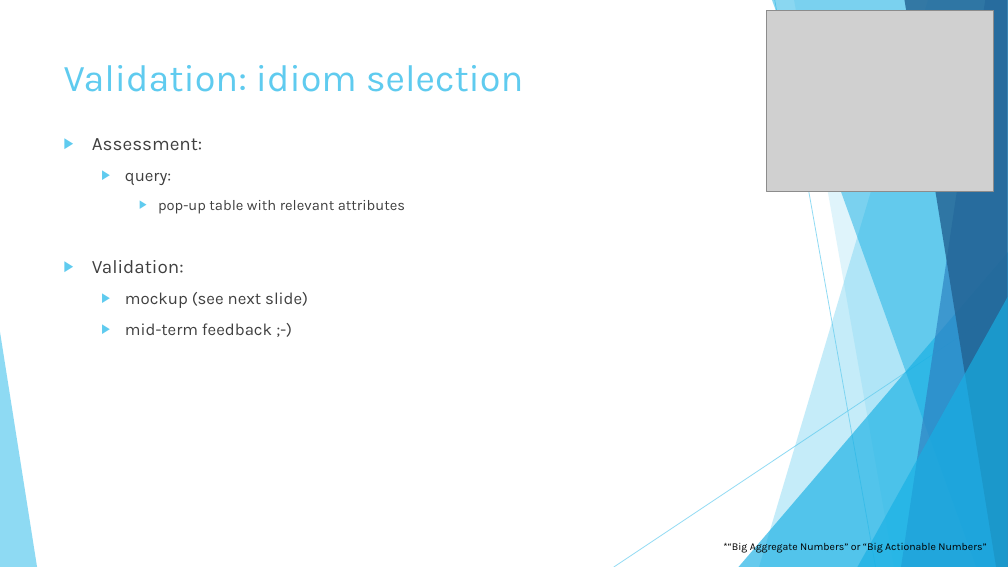
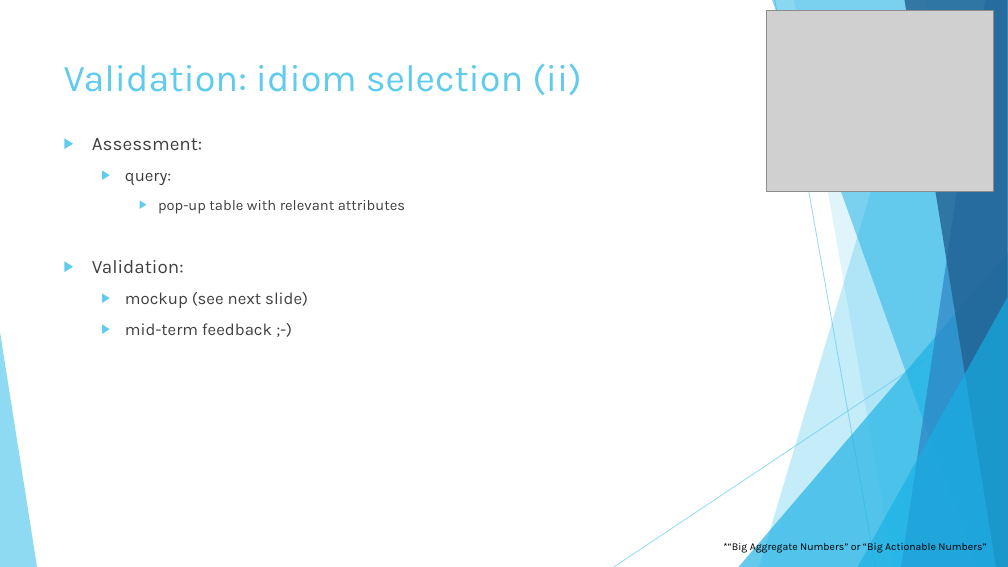
Before and after one commit to jorritvm/infovis, a slide deck: slide 7 of doc/midterm_presentation/group2_midterm_presentation.pptx. Drawn at 1008x567 pixels with LibreOffice and Linux fonts; fonts in the diff are those of the drawing; grey boxes stand for pictures. Boxes give left, top, right and bottom in pixels: in the first picture for what was removed or moved away, otherwise in the second. Text is boxed around its words. In the diff, an @@ line names an element or a change of style, - is before the commit and + after.

```diff
--- a/doc/midterm_presentation/group2_midterm_presentation.pptx
+++ b/doc/midterm_presentation/group2_midterm_presentation.pptx
@@ title at <box>64,63,581,95</box>: text changed @@
-Validation: idiom selection
+Validation: idiom selection (ii)
```
Also in this commit, not shown: 5 other slides changed.
